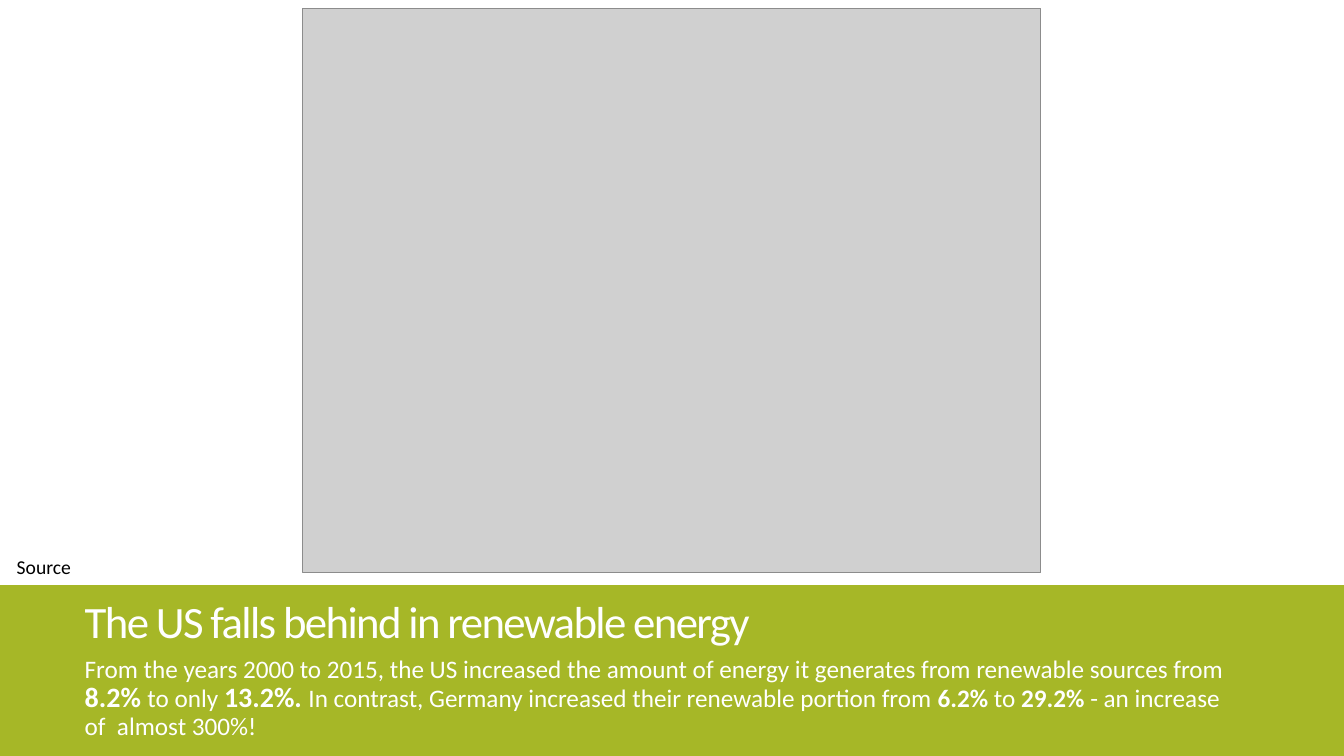
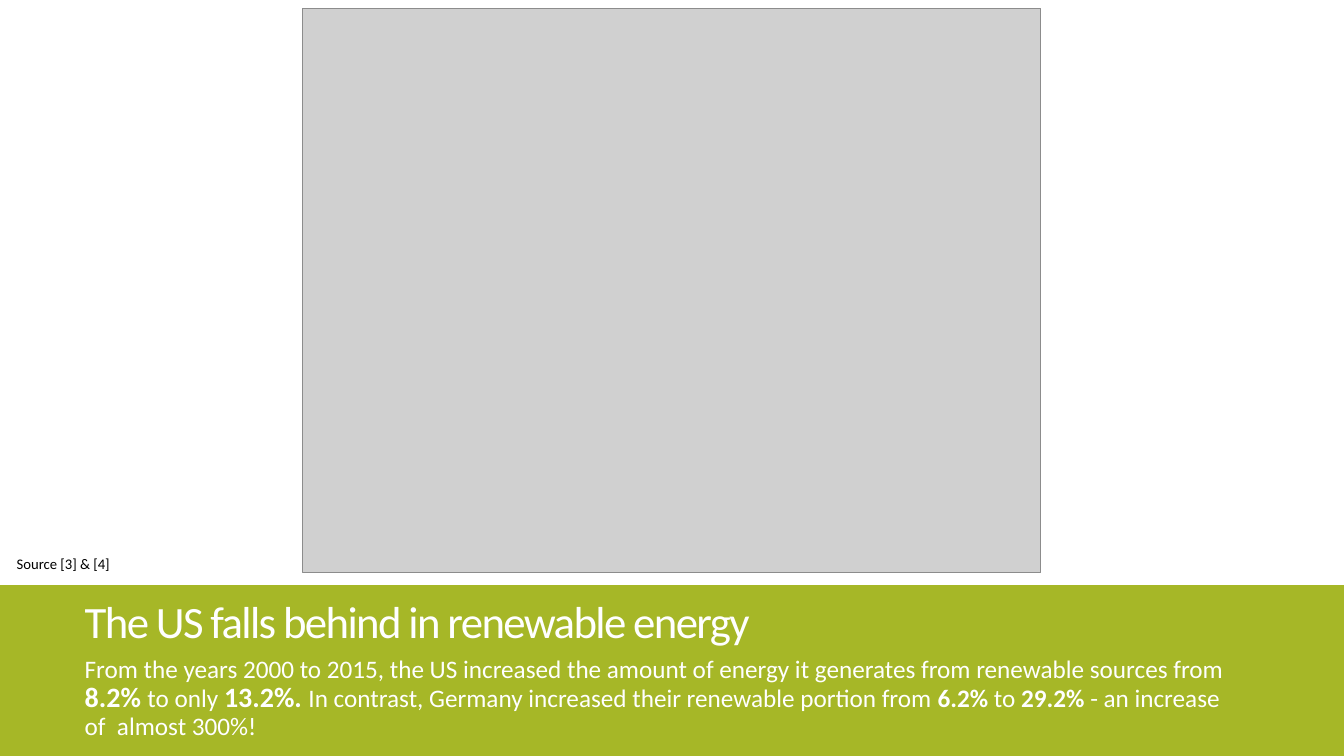
Before and after one commit to megball/DS6390-project, a slide deck: slide 4 of docs/MeganBall_Energy_DataStory_DS6390.pptx. Drawn at 1344x756 pixels with LibreOffice and Linux fonts; fonts in the diff are those of the drawing; grey boxes stand for pictures. Boxes give left, top, right and bottom in pixels: in the first picture for what was removed or moved away, otherwise in the second. Text is boxed around its words. In the diff, an @@ line names an element or a change of style, - is before the commit and + after.

```diff
--- a/docs/MeganBall_Energy_DataStory_DS6390.pptx
+++ b/docs/MeganBall_Energy_DataStory_DS6390.pptx
@@ text at (x1=17, y1=558, x2=109, y2=571): text changed; size 14 to 10.5 pt @@
-Source
+Source [3] & [4]
```
Also in this commit, not shown: 5 other slides changed, 5 other files.
